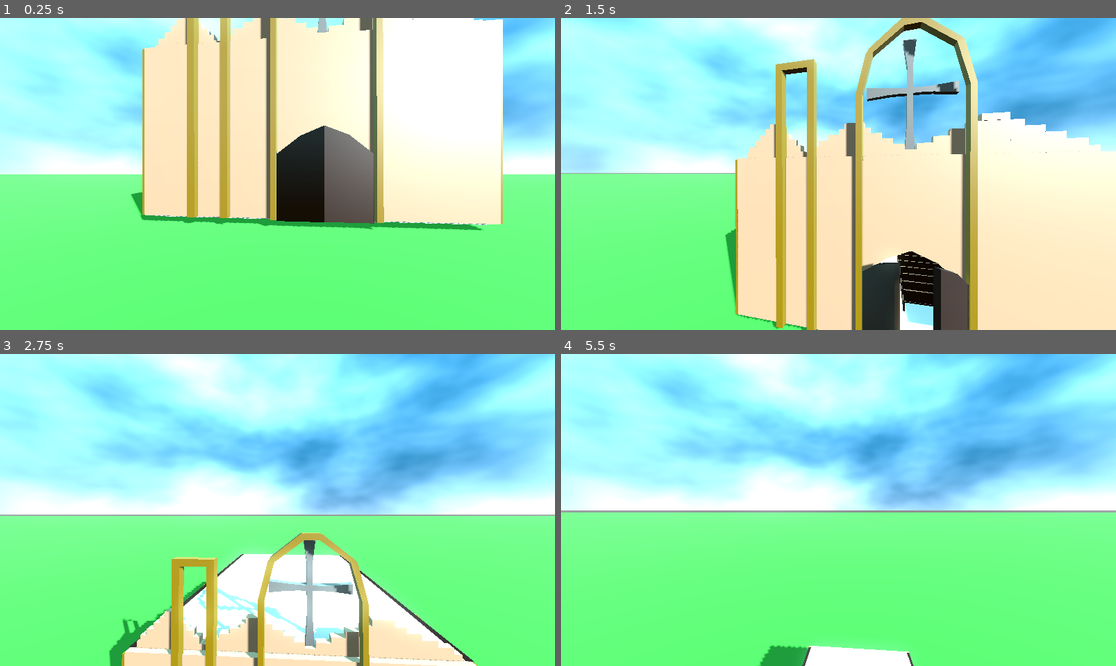
Above: before the commit, frames 1-4 (two rows, left to right).
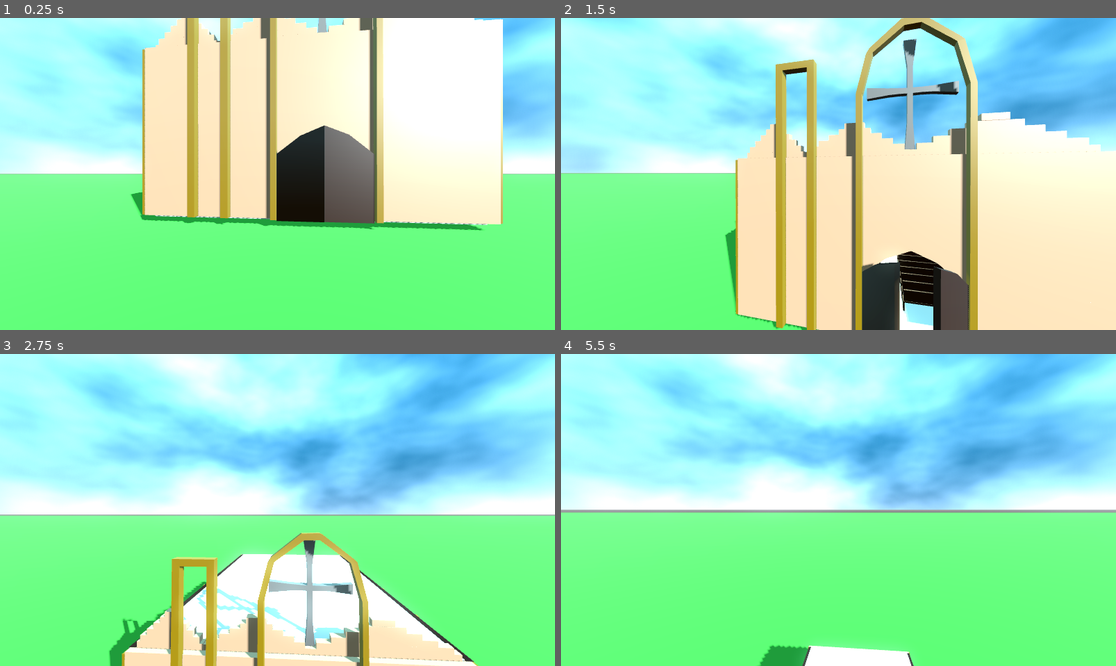
Above: after the commit, the same moments.

Repository: fvpo/comp-graph
Game: Godot game, scene res://main.tscn
Same seed, same stepped clock (60 frames per second), same inputs: the game is played once before the commit and once after it.
Inputs (mouse positions are in pixels of both pictures, inside the frame that each line leads up to):
- Up to frame 1 (0.25 s): no input
- Up to frame 2 (1.5 s): tap Enter at 0.5 s; move the mouse to (866, 174) at 0.52 s; hold R (abrir_porta) 0.53-1.28 s; hold Q (cima) from 0.53 s (still down); click (866, 174) at 0.67 s; move the mouse to (810, 174) at 1.27 s; tap R (abrir_porta) at 1.35 s
- Up to frame 3 (2.75 s): keep holding Q (cima); move the mouse to (288, 503) at 2.02 s; hold R (abrir_porta) from 2.03 s (still down)
- Up to frame 4 (5.5 s): keep holding Q (cima); move the mouse to (832, 516) at 2.77 s; release R (abrir_porta) at 2.78 s; tap R (abrir_porta) at 2.85, 4.35 s; click (832, 516) at 2.92 s; move the mouse to (877, 513) at 3.52 s; hold R (abrir_porta) 3.53-4.28 s; move the mouse to (794, 506) at 4.27 s; move the mouse to (844, 510) at 5.02 s; hold R (abrir_porta) from 5.03 s (still down); click (844, 510) at 5.17 s

The runs differ from the first frame. In frame 1, 0.7% of the frame differs, in the area x 0-100%, y 0-67%; in frame 2, 1.1%, in the area x 0-100%, y 0-100%; in frame 3, 0.9%; in frame 4, 0.4%.

Commit message:
feat: antialasing fxaa msaa 3d 2x

Diff:
--- a/project.godot
+++ b/project.godot
@@ -57,3 +57,8 @@
 "events": [Object(InputEventKey,"resource_local_to_scene":false,"resource_name":"","device":-1,"window_id":0,"alt_press …(192 unchanged characters)…
 ]
 }
+
+[rendering]
+
+anti_aliasing/quality/msaa_3d=1
+anti_aliasing/quality/screen_space_aa=1
